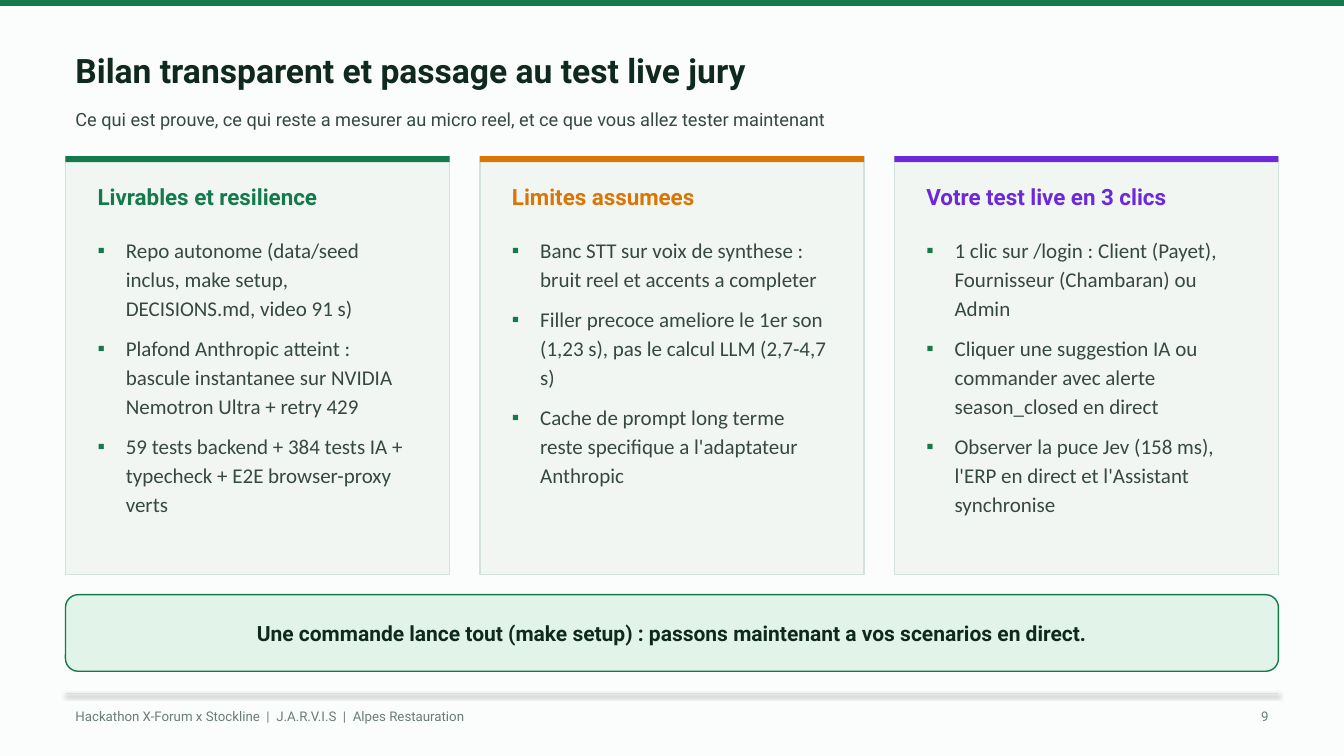
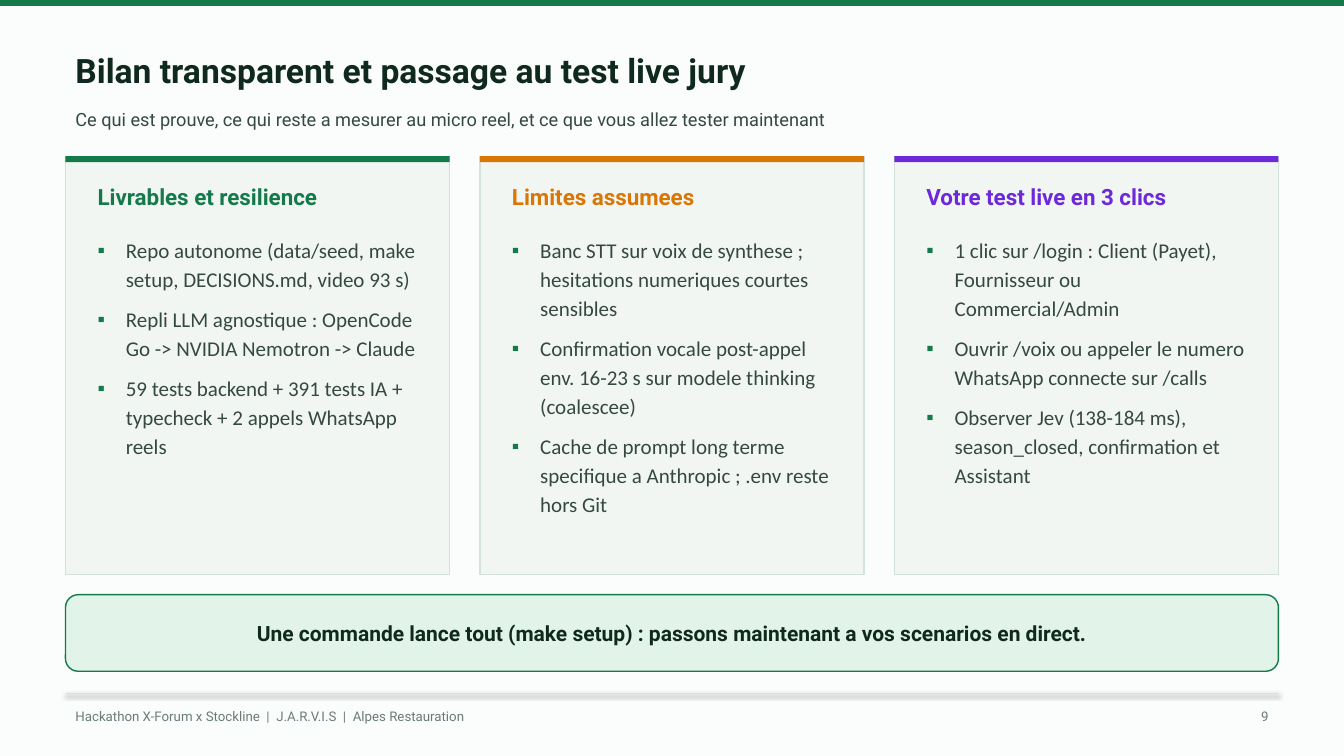
Before and after one commit to KpihX/stockline-jarvis, a slide deck: slide 9 of presentation/build/Stockline-JARVIS-Alpes-Restauration.pptx. Drawn at 1344x756 pixels with LibreOffice and Linux fonts; fonts in the diff are those of the drawing. Boxes give left, top, right and bottom in pixels: in the first picture for what was removed or moved away, otherwise in the second. Text is boxed around its words. In the diff, an @@ line names an element or a change of style, - is before the commit and + after.

Commit message:
docs,slides: finalize README, DECISIONS, SETUP/FAQ/TEST_WHATSAPP_CALL and 9-slide deck with VoIP + multi-LLM fallback

```diff
--- a/presentation/build/Stockline-JARVIS-Alpes-Restauration.pptx
+++ b/presentation/build/Stockline-JARVIS-Alpes-Restauration.pptx
@@ text at [126,243,415,454]: text changed @@
-▪ Repo autonome (data/seed inclus, make setup, DECISIONS.md, video 91 s)
-▪ Plafond Anthropic atteint : bascule instantanee sur NVIDIA Nemotron Ultra + retry 429
-▪ 59 tests backend + 384 tests IA + typecheck + E2E browser-proxy verts
+▪ Repo autonome (data/seed, make setup, DECISIONS.md, video 93 s)
+▪ Repli LLM agnostique : OpenCode Go -> NVIDIA Nemotron -> Claude
+▪ 59 tests backend + 391 tests IA + typecheck + 2 appels WhatsApp reels
@@ text at [540,243,829,512]: text changed @@
-▪ Banc STT sur voix de synthese : bruit reel et accents a completer
-▪ Filler precoce ameliore le 1er son (1,23 s), pas le calcul LLM (2,7-4,7 s)
-▪ Cache de prompt long terme reste specifique a l'adaptateur Anthropic
+▪ Banc STT sur voix de synthese ; hesitations numeriques courtes sensibles
+▪ Confirmation vocale post-appel env. 16-23 s sur modele thinking (coalescee)
+▪ Cache de prompt long terme specifique a Anthropic ; .env reste hors Git
@@ text at [955,243,1244,483]: text changed @@
-▪ 1 clic sur /login : Client (Payet), Fournisseur (Chambaran) ou Admin
-▪ Cliquer une suggestion IA ou commander avec alerte season_closed en direct
-▪ Observer la puce Jev (158 ms), l'ERP en direct et l'Assistant synchronise
+▪ 1 clic sur /login : Client (Payet), Fournisseur ou Commercial/Admin
+▪ Ouvrir /voix ou appeler le numero WhatsApp connecte sur /calls
+▪ Observer Jev (138-184 ms), season_closed, confirmation et Assistant
```
Also in this commit, not shown: 4 other slides changed, 15 other files.
